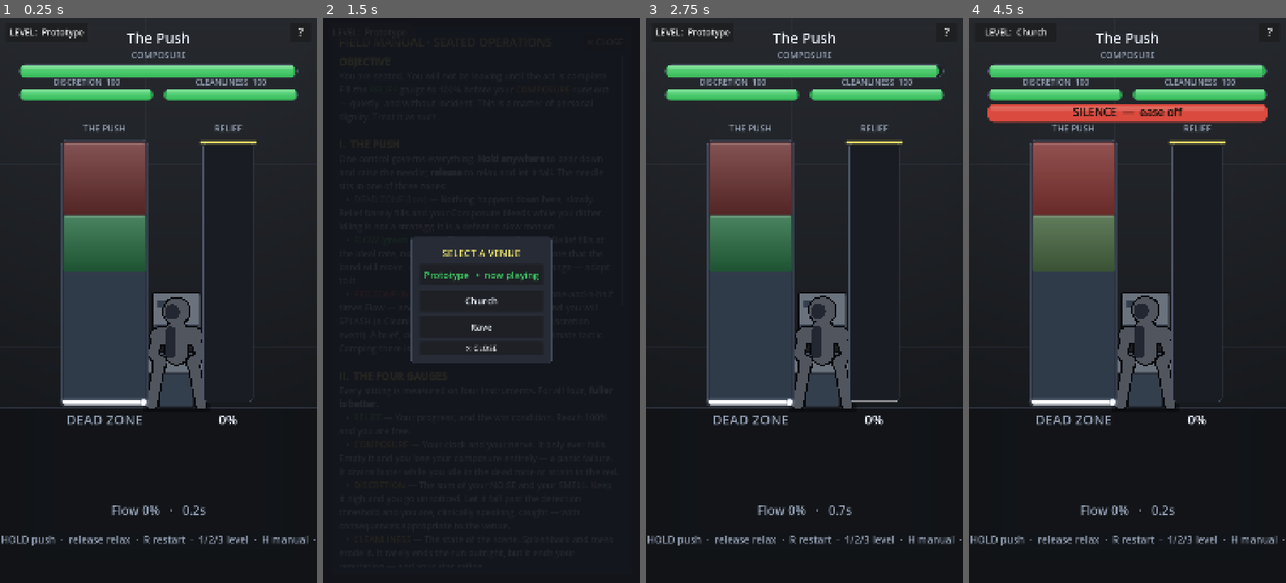
Above: before the commit, frames 1-4 (left to right).
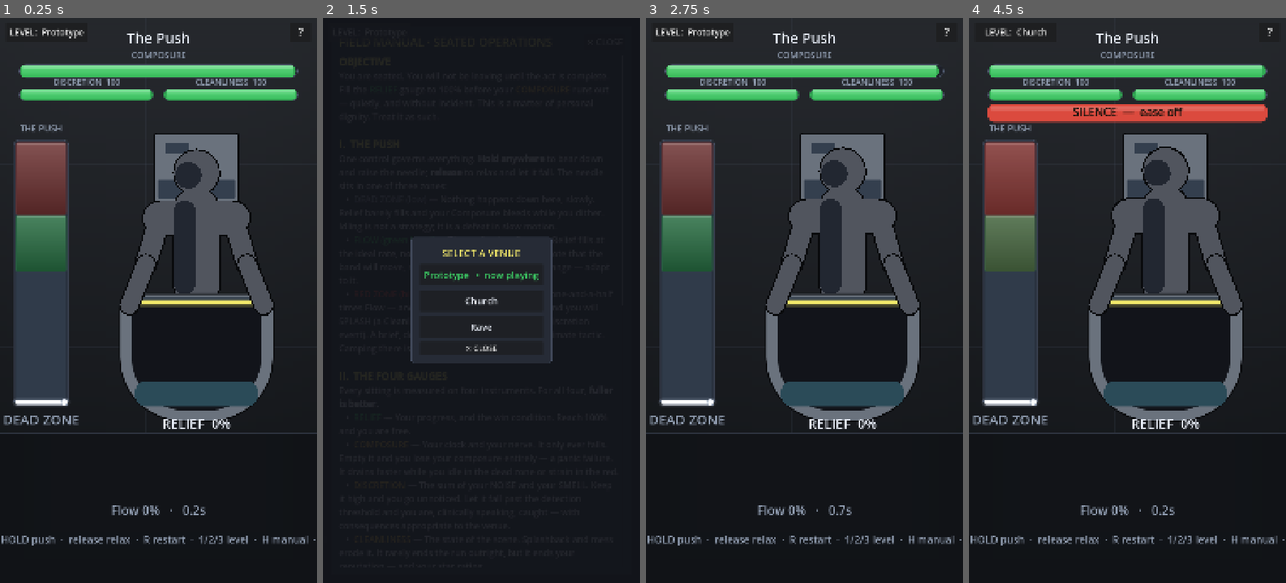
Above: after the commit, the same moments.

Repository: CodeMasterMike/poo-sim
Game: Godot game, scene res://scenes/sit/push_prototype.tscn
The game is run twice, just before and just after one commit, with the same random seed, the same clock (stepped at 60 frames per second) and the same inputs.
Inputs:
- Up to frame 1 (0.25 s): no input
- Up to frame 2 (1.5 s): click "?" at 0.5 s; click "LEVEL: Prototype" at 1.25 s
- Up to frame 3 (2.75 s): click "Prototype • now playing" at 2 s
- Up to frame 4 (4.5 s): click "?" at 2.75 s; click "LEVEL: Prototype" at 3.5 s; click "Church" at 4.25 s

The runs differ from the first frame. In frame 1, 31% of the frame differs, in the area x 0-100%, y 18-74%; in frame 2, less than 0.1%; in frame 3, 31%; in frame 4, 31%.

Commit message:
Make the bowl the Relief meter
Relief stops being an abstract green tube and becomes what you actually
produced. The layout moved to pay for it: THE PUSH goes hard against the
left edge (it's only ever read for the needle's HEIGHT, so it gives up
width cheaply) and the man and the bowl take the rest of the screen.

One layer lands per 100/DEPOSITS of Relief, each as wide as the needle
was AT THE MOMENT it came out. A clean run builds an even column; a run
spent bouncing off the red zone builds a lumpy mess. The bowl is the
meter and the record of the run at once.

Nothing in the pile calls randf(), and that is load-bearing. Every value
is a pure function of (layer index, match_seed) or of the width sampled
when the layer landed. _draw() re-runs every frame, so live randomness
would make the pile crawl and shimmer rather than sit there; and a
seeded replay — or the ghost/1v1 the sim is built to allow — has to
redraw the identical pile. Sampling happens in _process() for the same
reason: the needle must be read when the layer is produced, and _draw()
stays a pure function of state.

MATTER, MATTER_DARK and WATER go into Palette rather than inline
Color() literals, per its own no-drift rule, and into the style guide
under a new Representational heading — they depict a thing rather than
signal a state, and sit outside the §3 colour grammar entirely.

The man's legs lost three fights with the cutaway and are simply gone:
thighs over the rim read as a shelf and covered the goal line, knees
beside the basin read as wheels, and knees hung off the hands made the
arms read as a scarecrow's. The bowl does the work of saying "seated".

Also: DEPOSITS is 30, not 48 — finer layers are a truer record but
render as thin planks. "DEAD ZONE" was clipping to "DEAD Z" in the
narrower gauge, so the zone label now gets a wider region than the
column it labels. The slump was re-scaled for the bigger figure. The
Relief readout hides once the run is over, where it collided with the
win screen's retry line.

Co-Authored-By: Claude Opus 5 <noreply@anthropic.com>

Diff:
--- a/scripts/systems/push_prototype.gd
+++ b/scripts/systems/push_prototype.gd
@@ -49,11 +49,20 @@
 const TEXT := Palette.TEXT
 const TEXT_DIM := Palette.TEXT_DIM
 const GOAL := Palette.GOAL
-
-## The room's ground plane, as a fraction of screen height. Level with the bottom
-## of the gauge and relief columns, so the whole HUD stands on the same floor and
-## the sitter has something to sit on. Everything below it is HUD apron.
-const FLOOR_Y := 0.69
+const MATTER := Palette.MATTER
+const MATTER_DARK := Palette.MATTER_DARK
+const WATER := Palette.WATER
+
+## The room's ground plane, as a fraction of screen height. Sits below both the
+## gauge and the bowl so the whole scene stands on one floor. Everything under it
+## is HUD apron: the prompt band and the footer readouts.
+const FLOOR_Y := 0.735
+
+## How many layers the bowl fills in. One deposit per 100/DEPOSITS percent of
+## Relief, so this is the resolution of the record the bowl keeps of your run.
+## Kept deliberately low: finer layers are a truer record but they render as thin
+## stacked planks, and the chunkier the layer the more it reads as a lump.
+const DEPOSITS: int = 30
 
 # --- Sim (the model + systems; the view only reads state) ---
 var _level: LevelDef
@@ -88,6 +97,12 @@
 var _last_splash_pulse: int = 0
 var _milestone_flash: float = 0.0
 var _next_milestone: int = 25
+## What came out, one entry per 100/DEPOSITS of Relief, each holding the needle
+## height at the moment that layer was produced. Pure view state — the sim knows
+## nothing about it — but it is still deterministic, because Relief is, so a
+## replay of the same seed rebuilds the identical pile.
+var _deposits: PackedFloat32Array = PackedFloat32Array()
+var _next_deposit: int = 1
 var _shake: Vector2 = Vector2.ZERO
 var _last_hazard_pulse: int = 0
 var _knock_flash: float = 0.0
@@ -229,6 +244,14 @@
 		_milestone_flash = 0.5
 		_next_milestone += 25
 
+	# Lay down what came out. Sampled HERE, not in _draw(): the needle has to be
+	# read at the moment the layer is produced, and _draw() must stay a pure
+	# function of state.
+	while _deposits.size() < DEPOSITS \
+			and _state.relief >= float(_next_deposit) * (100.0 / float(DEPOSITS)):
+		_deposits.append(clampf(_state.needle, 0.0, 1.0))
+		_next_deposit += 1
+
 	_splash_flash = maxf(0.0, _splash_flash - delta)
 	_milestone_flash = maxf(0.0, _milestone_flash - delta)
 	var shake_mag := 0.0
@@ -315,6 +338,8 @@
 	_last_splash_pulse = 0
 	_milestone_flash = 0.0
 	_next_milestone = 25
+	_deposits = PackedFloat32Array()
+	_next_deposit = 1
 	_shake = Vector2.ZERO
 	_last_hazard_pulse = 0
 	_knock_flash = 0.0
@@ -340,8 +365,13 @@
 	var font := ThemeDB.fallback_font
 	draw_set_transform(_shake, 0.0, Vector2.ONE)
 
+	# The scene, back to front: he sits behind the bowl, the bowl occludes his
+	# lap so you can see into it, then his knees and hands come back over the
+	# front rim. The stink rises off the bowl last.
 	_draw_backdrop(w, h)
 	_draw_sitter(w, h)
+	_draw_bowl(w, h)
+	_draw_sitter_legs(w, h)
 	_draw_stink(w, h)
 
 	# The venue name lives in the LEVEL button (top-left); keep the title clean.
@@ -350,7 +380,7 @@
 	_draw_meters_top(font, w, h)
 	_draw_quiet_status(font, w, h)
 	_draw_gauge(font, w, h)
-	_draw_relief(font, w, h)
+	_draw_relief_readout(font, w, h)
 	_draw_smell(w, h)
 	_draw_buzz(w, h)
 	_draw_prompt(font, w, h)
@@ -436,16 +466,14 @@
 ## palette (AMBER, ORANGE, RED, GOAL) already means something load-bearing. So
 ## he is built from the neutral surface tones and reads as a shape.
 ##
-## Drawn before the HUD, in the gap between the gauge and the relief tube, so
-## the two columns crop his edges and he sits convincingly behind them.
-## He is drawn FRONT-ON, not in profile. A side view needs room for knees and a
-## cistern in a line, and the gap between the columns is only about w*0.166 wide;
-## front-on he is barely wider than his own shoulders and fits it almost exactly,
-## so the columns frame him instead of burying him.
+## He is drawn FRONT-ON, not in profile: a side view puts the knees and cistern
+## in a line and needs width the layout can't spare, and front-on the bowl can be
+## drawn straight over his lap as a cutaway so the contents are visible.
+##
+## This function is his UPPER body only — everything behind the bowl. His knees
+## and hands come back over the front rim in _draw_sitter_legs().
 func _draw_sitter(w: float, h: float) -> void:
-	var s := h * 0.200                      # total height, crown to floor
-	var bx := w * 0.557                     # the centreline of the gap between the columns
-	var by := h * FLOOR_Y
+	var cx := _scene_cx(w)
 	var ink := BG.darkened(0.62)
 	var iw := maxf(2.0, w * 0.005)          # §5: outlines are ~0.5% of screen width
 	var cera := DEAD.lightened(0.28)
@@ -456,68 +484,178 @@
 	# Three poses, all view-only — read off the input buffer and the phase, never
 	# fed back into the sim. Idle breathes; pushing hunches; losing slumps.
 	var lost: bool = _state != null and _state.phase == SimState.Phase.LOST
-	var bob := sin(_t * (0.9 if lost else 2.2)) * s * (0.004 if lost else 0.008)
-	var strain := s * 0.045 if (_holding_now() and not lost) else 0.0
-	var slump := s * 0.15 if lost else 0.0
-
-	# Contact shadow, so he sits on the floor instead of hovering over it.
-	_rrect(Rect2(bx - s * 0.30, by - s * 0.035, s * 0.60, s * 0.07), Color(0.0, 0.0, 0.0, 0.35), 5)
-
-	# --- the toilet: cistern behind him, then the bowl and pedestal ---
-	# The bowl is deliberately wider than his hips and the cistern wider than his
-	# shoulders, so both stay visible past his silhouette. That overhang is the
-	# whole reason the pose reads as "on a toilet" rather than "standing about".
-	_rrect(Rect2(bx - s * 0.22, by - s * 1.02, s * 0.44, s * 0.46), cera, 6, ink, int(iw))
-	_rrect(Rect2(bx - s * 0.20, by - s * 0.74, s * 0.40, s * 0.16), cera_sh, 4)  # its shadow tone
-	_rrect(Rect2(bx - s * 0.17, by - s * 0.95, s * 0.14, s * 0.06), cera_sh, 3)  # the flush plate
-	_rrect(Rect2(bx - s * 0.16, by - s * 0.34, s * 0.32, s * 0.34), cera_sh, 5, ink, int(iw))
-	_rrect(Rect2(bx - s * 0.31, by - s * 0.50, s * 0.62, s * 0.20), cera, 9, ink, int(iw))
-	# The seat, as its own darker ring on top of the bowl (§5: flat, 2-tone).
-	_rrect(Rect2(bx - s * 0.27, by - s * 0.48, s * 0.54, s * 0.05), cera_sh, 3)
-
-	# --- the man, hunched forward, elbows on knees ---
+	var bob := sin(_t * (0.9 if lost else 2.2)) * h * (0.002 if lost else 0.004)
+	var strain := h * 0.022 if (_holding_now() and not lost) else 0.0
+	var slump := h * 0.030 if lost else 0.0
+
+	# --- the cistern, behind him and just wider than his shoulders so it frames
+	# him without becoming a slab in its own right ---
+	_rrect(Rect2(cx - w * 0.135, h * 0.203, w * 0.27, h * 0.125), cera, 8, ink, int(iw))
+	_rrect(Rect2(cx - w * 0.122, h * 0.286, w * 0.244, h * 0.034), cera_sh, 5)
+	_rrect(Rect2(cx - w * 0.100, h * 0.222, w * 0.075, h * 0.018), cera_sh, 4)  # the flush plate
+
+	# --- the man ---
 	# The slump drops the head furthest, the shoulders less, the hips not at all,
 	# and lolls the head off-centre — a straight-down drop just reads as a shorter
 	# man. Beaten posture is a curve, not a translation.
-	var head := Vector2(bx + slump * 0.55, by - s * 0.86 + strain * 0.9 + slump + bob)
-	var neck := Vector2(bx + slump * 0.25, by - s * 0.68 + strain * 0.7 + slump * 0.75 + bob)
-	var hip := Vector2(bx, by - s * 0.48)
-	var shoulder_l := Vector2(bx - s * 0.16 + slump * 0.10,
-			by - s * 0.64 + strain * 0.5 + slump * 0.60 + bob)
-	var shoulder_r := Vector2(bx + s * 0.16 + slump * 0.10,
-			by - s * 0.64 + strain * 0.5 + slump * 0.60 + bob)
-	var elbow_l := Vector2(bx - s * 0.21, by - s * 0.48 + slump * 0.55)
-	var elbow_r := Vector2(bx + s * 0.21, by - s * 0.48 + slump * 0.55)
-	var knee_l := Vector2(bx - s * 0.15, by - s * 0.40)
-	var knee_r := Vector2(bx + s * 0.15, by - s * 0.40)
-	var foot_l := Vector2(bx - s * 0.22, by - s * 0.03)
-	var foot_r := Vector2(bx + s * 0.22, by - s * 0.03)
-	# Beaten, the arms stop bracing on the knees and just hang.
-	var hand_l := knee_l
-	var hand_r := knee_r
-	if lost:
-		hand_l = Vector2(bx - s * 0.26, by - s * 0.09)
-		hand_r = Vector2(bx + s * 0.26, by - s * 0.09)
+	var head := Vector2(cx + slump * 0.55, h * 0.272 + strain * 0.9 + slump + bob)
+	var neck := Vector2(cx + slump * 0.25, h * 0.340 + strain * 0.7 + slump * 0.75 + bob)
+	var hip := Vector2(cx, h * 0.470)
+	var shoulder_l := Vector2(cx - w * 0.115 + slump * 0.10,
+			h * 0.352 + strain * 0.5 + slump * 0.60 + bob)
+	var shoulder_r := Vector2(cx + w * 0.115 + slump * 0.10,
+			h * 0.352 + strain * 0.5 + slump * 0.60 + bob)
+	var elbow_l := Vector2(cx - w * 0.160, h * 0.436 + slump * 0.55)
+	var elbow_r := Vector2(cx + w * 0.160, h * 0.436 + slump * 0.55)
 
 	# Every outline is laid down before any fill, so he reads as one silhouette
 	# with a single thick outline rather than a stack of separately-inked tubes.
 	var limbs := [
-		[knee_l, foot_l, s * 0.045], [knee_r, foot_r, s * 0.045],
-		[knee_l, knee_l, s * 0.058], [knee_r, knee_r, s * 0.058],
-		[hip, neck, s * 0.095],
-		[shoulder_l, shoulder_r, s * 0.070],
-		[shoulder_l, elbow_l, s * 0.042], [shoulder_r, elbow_r, s * 0.042],
-		[elbow_l, hand_l, s * 0.038], [elbow_r, hand_r, s * 0.038],
-		[head, head, s * 0.115],
+		[hip, neck, w * 0.072],
+		[shoulder_l, shoulder_r, w * 0.052],
+		[shoulder_l, elbow_l, w * 0.032], [shoulder_r, elbow_r, w * 0.032],
+		[head, head, w * 0.070],
 	]
 	for limb in limbs:
 		_limb(limb[0], limb[1], limb[2] + iw, ink)
 	for limb in limbs:
 		_limb(limb[0], limb[1], limb[2], figure)
 	# The one shadow tone (§5: flat + 2-tone, never a gradient) — his left side.
-	_limb(hip + Vector2(-s * 0.052, 0.0), neck + Vector2(-s * 0.052, 0.0), s * 0.046, figure_sh)
-	_limb(head + Vector2(-s * 0.040, s * 0.008), head + Vector2(-s * 0.040, s * 0.008),
-			s * 0.068, figure_sh)
+	_limb(hip + Vector2(-w * 0.038, 0.0), neck + Vector2(-w * 0.038, 0.0), w * 0.034, figure_sh)
+	_limb(head + Vector2(-w * 0.026, h * 0.004), head + Vector2(-w * 0.026, h * 0.004),
+			w * 0.042, figure_sh)
+
+
+## Knees and forearms, drawn AFTER the bowl so they come back over its front rim.
+## Without them he reads as a torso sunk into a basin; the knees are what say
+## "seated astride this thing".
+func _draw_sitter_legs(w: float, h: float) -> void:
+	var cx := _scene_cx(w)
+	var ink := BG.darkened(0.62)
+	var iw := maxf(2.0, w * 0.005)
+	var figure := PANEL.lightened(0.20)
+	var lost: bool = _state != null and _state.phase == SimState.Phase.LOST
+	var slump := h * 0.030 if lost else 0.0
+
+	# No knees or legs: the bowl is drawn as a cutaway across his lap, so it
+	# honestly occludes them. Drawing them anyway put two detached discs either
+	# side of the basin that read as wheels, and hanging them off the hands made
+	# the arms read as a scarecrow's. Torso, arms and hands on the rim is enough.
+	var elbow_l := Vector2(cx - w * 0.160, h * 0.436 + slump * 0.55)
+	var elbow_r := Vector2(cx + w * 0.160, h * 0.436 + slump * 0.55)
+	# Hands rest on the rim; beaten, they slide off it and just hang.
+	var hand_l := Vector2(cx - w * 0.212, h * 0.508)
+	var hand_r := Vector2(cx + w * 0.212, h * 0.508)
+	if lost:
+		hand_l = Vector2(cx - w * 0.222, h * 0.556)
+		hand_r = Vector2(cx + w * 0.222, h * 0.556)
+
+	var limbs := [
+		[elbow_l, hand_l, w * 0.028], [elbow_r, hand_r, w * 0.028],
+	]
+	for limb in limbs:
+		_limb(limb[0], limb[1], limb[2] + iw, ink)
+	for limb in limbs:
+		_limb(limb[0], limb[1], limb[2], figure)
+
+
+func _scene_cx(w: float) -> float:
+	return w * 0.62
+
+
+## The bowl's outer porcelain, and the cavity you can see into. Kept as two
+## functions' worth of geometry in one place so the readout, the stink lines and
+## the deposits can't drift out of register with the art.
+func _bowl_rect(w: float, h: float) -> Rect2:
+	var cx := _scene_cx(w)
+	return Rect2(cx - w * 0.245, h * 0.487, w * 0.49, h * 0.228)
+
+
+func _bowl_cavity(w: float, h: float) -> Rect2:
+	var cx := _scene_cx(w)
+	return Rect2(cx - w * 0.205, h * 0.505, w * 0.41, h * 0.190)
+
+
+## The bowl — and the whole point of it, which is that Relief is no longer an
+## abstract green tube. What you produced is IN there, laid down layer by layer,
+## each layer as wide as the needle was at the moment it came out. A clean run
+## builds an even column; a run spent bouncing off the red zone builds a lumpy
+## mess. The bowl is the meter and the record at the same time.
+func _draw_bowl(w: float, h: float) -> void:
+	var ink := BG.darkened(0.62)
+	var iw := maxf(2.0, w * 0.005)
+	var cera := DEAD.lightened(0.28)
+	var cera_sh := DEAD.lightened(0.02)
+	var outer := _bowl_rect(w, h)
+	var cav := _bowl_cavity(w, h)
+
+	# Tight at the rim, deeply round at the base — a basin, not a bucket.
+	_rrect_c(outer, cera, int(w * 0.045), int(w * 0.045), int(w * 0.20), int(w * 0.20),
+			ink, int(iw))
+	# The rim, as its own darker ring (§5: flat, 2-tone — no gradient).
+	_rrect(Rect2(outer.position.x + w * 0.018, outer.position.y + h * 0.008,
+			outer.size.x - w * 0.036, h * 0.020), cera_sh, int(h * 0.010))
+	# The cavity: a hole, not a surface. Everything below is inside the bowl.
+	_rrect_c(cav, PANEL.darkened(0.52), int(w * 0.030), int(w * 0.030),
+			int(w * 0.17), int(w * 0.17))
+
+	# Water first, so anything that lands displaces it visually.
+	var water := Rect2(cav.position.x + w * 0.012, cav.end.y - h * 0.052,
+			cav.size.x - w * 0.024, h * 0.044)
+	_rrect(water, WATER, int(h * 0.018))
+
+	_draw_deposits(cav)
+
+	# The goal: a full bowl is 100%. Marked in gold on the cavity's top edge, the
+	# same language the old tube used.
+	var glow := GOAL
+	glow.a = 0.20
+	_rrect(Rect2(cav.position.x - w * 0.012, cav.position.y - h * 0.008,
+			cav.size.x + w * 0.024, h * 0.014), glow, 6)
+	_rrect(Rect2(cav.position.x - w * 0.006, cav.position.y - h * 0.004,
+			cav.size.x + w * 0.012, h * 0.006), GOAL, 3)
+
+
+## One lump per recorded deposit, stacked from the bottom of the cavity up.
+##
+## Every value here is a pure function of (index, match_seed) or of the width
+## sampled when the layer was laid down — NOTHING calls randf(). Two reasons:
+## _draw() re-runs every frame, so live randomness would make the pile crawl and
+## shimmer instead of sitting there; and a seeded replay or a ghost has to draw
+## the identical pile, which live randomness would break.
+func _draw_deposits(cav: Rect2) -> void:
+	if _deposits.is_empty():
+		return
+	var layer := cav.size.y / float(DEPOSITS)
+	var flash := _milestone_flash > 0.0
+	for i in _deposits.size():
+		var force: float = _deposits[i]
+		var lumpy := _lump(i, 11)
+		var drift := _lump(i, 29)
+		# Width is the needle at that instant, roughened per layer so no two runs
+		# and no two layers look alike.
+		var lw: float = cav.size.x * (0.26 + 0.50 * force) * (0.84 + 0.32 * lumpy)
+		lw = minf(lw, cav.size.x * 0.94)
+		var lx: float = cav.position.x + cav.size.x * 0.5 + (drift - 0.5) * cav.size.x * 0.14
+		var ly: float = cav.end.y - float(i + 1) * layer
+		var body := Rect2(lx - lw * 0.5, ly, lw, layer * 2.3)
+		var r := int(maxf(3.0, layer))
+		var top := MATTER
+		if flash:
+			top = MATTER.lerp(NEEDLE, 0.35 * (_milestone_flash / 0.5))
+		# Shadow tone offset down, flat fill over it — two tones, no gradient.
+		_rrect(Rect2(body.position.x, body.position.y + layer * 0.55, body.size.x, body.size.y),
+				MATTER_DARK, r)
+		_rrect(body, top, r)
+
+
+## Deterministic 0..1 noise from a layer index and a salt, mixed with the match
+## seed so a different seed grows a different pile — but the SAME seed always
+## grows the same one.
+func _lump(i: int, salt: int) -> float:
+	var x: int = i * 73856093 ^ match_seed * 19349663 ^ salt * 83492791
+	x = (x ^ (x >> 13)) * 1274126177
+	return float(absi(x) % 100003) / 100003.0
 
 
 ## Stink lines. §5 names the squiggle as the sanctioned comedic flourish, so the
@@ -536,16 +674,18 @@
 		return
 	var arrived := slot.phase == HazardSlot.Phase.ACTIVE
 
-	var bx := w * 0.557
-	var base := h * 0.47                    # just clear of his crown
-	var tip := h * 0.25
+	var bx := _scene_cx(w)
+	var base := h * 0.50                    # the bowl rim, where it's coming from
+	var tip := h * 0.28
 	var speed := 5.2 if arrived else 2.4
 	var peak := 0.85 if arrived else 0.38
 	var col := Color(0.55, 0.66, 0.24)      # the smell cloud's own green
 	var steps := 16
 
-	for i in 3:
-		var ox := (float(i) - 1.0) * w * 0.045
+	# Two either side of him rather than three in a line: he's centred now, so a
+	# centre squiggle would just run up his chest.
+	for i in 4:
+		var ox: float = [-0.235, -0.155, 0.155, 0.235][i] * w
 		var pts := PackedVector2Array()
 		var cols := PackedColorArray()
 		for k in steps + 1:
@@ -697,9 +837,12 @@
 	_text(font, label, 0, int(by + bh * 0.70), w, int(h * 0.020), Color(0.08, 0.07, 0.05))
 
 
+## THE PUSH now hugs the left edge: the bowl and the man own the rest of the
+## screen, and the gauge only ever needs to be read for the needle's HEIGHT, so
+## it loses width cheaply.
 func _draw_gauge(font: Font, w: float, h: float) -> void:
-	var gx := w * 0.20
-	var gw := w * 0.26
+	var gx := w * 0.05
+	var gw := w * 0.16
 	var gy := h * 0.22
 	var gh := h * 0.46
 	var gbot := gy + gh
@@ -776,43 +919,23 @@
 	if Hazards.relief_stalled(_state):
 		zname = "RELEASE"
 		zlabel_col = Color(0.72, 0.88, 1.0)
-	_text(font, zname, gx - 8, int(gbot + h * 0.04), gw + 16, int(h * 0.024), zlabel_col)
-
-
-func _draw_relief(font: Font, w: float, h: float) -> void:
-	var gy := h * 0.22
-	var gh := h * 0.46
-	var gbot := gy + gh
-	var rx := w * 0.64
-	var rw := w * 0.16
-
-	# The tube reads as glass: a dark recess, then the column of relief inside it.
-	_rrect(Rect2(rx, gy, rw, gh), PANEL.darkened(0.35), 16, Palette.BORDER, 2)
-
-	var fh := gh * (_state.relief / 100.0)
-	var rcol := FLOW
-	if _milestone_flash > 0.0:
-		rcol = NEEDLE.lerp(FLOW, 1.0 - _milestone_flash / 0.5)
-	var pad := 5.0
-	var top_y := maxf(gy + pad, gbot - pad - fh)
-	if gbot - pad - top_y > 1.0:
-		var fill := Rect2(rx + pad, top_y, rw - pad * 2.0, gbot - pad - top_y)
-		_rrect(fill, rcol.darkened(0.22), 12)
-		# Gradient inset clear of the rounded corners (see _vgrad), then a gloss
-		# band across the surface of the column.
-		var lit := fill.grow_individual(-6.0, -5.0, -6.0, -5.0)
-		_vgrad(lit, rcol.lightened(0.30), rcol.darkened(0.24))
-		_rrect(Rect2(fill.position.x + 5.0, fill.position.y + 4.0,
-				maxf(0.0, fill.size.x - 10.0), minf(8.0, fill.size.y * 0.10)),
-				Color(1.0, 1.0, 1.0, 0.28), 4)
-
-	# Goal marker — a gold capsule straddling the tube, with a faint halo.
-	var goal_glow := GOAL
-	goal_glow.a = 0.22
-	_rrect(Rect2(rx - 12, gy - 6, rw + 24, 13), goal_glow, 6)
-	_rrect(Rect2(rx - 8, gy - 2.5, rw + 16, 5), GOAL, 3)
-	_text(font, "RELIEF", rx, int(gy - h * 0.018), rw, int(h * 0.016), TEXT_DIM)
-	_text(font, "%d%%" % int(_state.relief), rx, int(gbot + h * 0.04), rw, int(h * 0.024), TEXT)
+	# The zone name gets a WIDER region than the gauge itself. At this column
+	# width "DEAD ZONE" clips to "DEAD Z"; the strip to the gauge's right is empty
+	# down here, so the label can centre on the gauge and overhang it.
+	_text(font, zname, 0, int(gbot + h * 0.04), w * 0.26, int(h * 0.024), zlabel_col)
+
+
+## Relief lost its abstract green tube — the bowl IS the meter now, so all that's
+## left is the precise readout. A pile is a great feel and a poor number, and the
+## win condition is an exact 100%, so the digits stay.
+func _draw_relief_readout(font: Font, w: float, h: float) -> void:
+	# Once the run is over the results screen owns every number, and this one sits
+	# exactly where the win screen puts "tap · press R to retry".
+	if _state.phase != SimState.Phase.PLAYING:
+		return
+	var cav := _bowl_cavity(w, h)
+	_text(font, "RELIEF  %d%%" % int(_state.relief),
+			cav.position.x, int(h * 0.727), cav.size.x, int(h * 0.024), TEXT)
 
 
 func _draw_prompt(font: Font, w: float, h: float) -> void:
@@ -874,7 +997,9 @@
 	var jiggle := sin(_t * 42.0) * (3.0 if ringing else 1.2)
 	var pw := w * 0.055
 	var ph := h * 0.048
-	var px := w * 0.075 + jiggle
+	# In the channel between the gauge (now hard left) and the bowl, so it sits on
+	# neither.
+	var px := w * 0.245 + jiggle
 	var py := h * 0.30
 	draw_rect(Rect2(px, py, pw, ph), ORANGE if ringing else AMBER)
 	draw_rect(Rect2(px + pw * 0.14, py + ph * 0.10, pw * 0.72, ph * 0.64), Color(0.12, 0.12, 0.14))
@@ -973,6 +1098,28 @@
 	var sb := StyleBoxFlat.new()
 	sb.bg_color = col
 	sb.set_corner_radius_all(radius)
+	if border_w > 0:
+		sb.border_color = border_col
+		sb.set_border_width_all(border_w)
+	draw_style_box(sb, rect)
+
+
+## Like _rrect, but with per-corner radii. The bowl needs a tight top and a deep
+## round bottom to read as a basin instead of a bucket, and a single radius can't
+## say that.
+## (Spelled out rather than tl/tr/br/bl — "tr" shadows Object.tr().)
+func _rrect_c(rect: Rect2, col: Color, top_l: int, top_r: int, bot_r: int, bot_l: int,
+		border_col: Color = Color(0, 0, 0, 0), border_w: int = 0) -> void:
+	if rect.size.x <= 0.0 or rect.size.y <= 0.0:
+		return
+	var sb := StyleBoxFlat.new()
+	sb.bg_color = col
+	# Set per corner: StyleBoxFlat has set_corner_radius_all() but no
+	# set_corner_radius_individual() — the individual radii are plain properties.
+	sb.corner_radius_top_left = top_l
+	sb.corner_radius_top_right = top_r
+	sb.corner_radius_bottom_right = bot_r
+	sb.corner_radius_bottom_left = bot_l
 	if border_w > 0:
 		sb.border_color = border_col
 		sb.set_border_width_all(border_w)
--- a/scripts/ui/palette.gd
+++ b/scripts/ui/palette.gd
@@ -26,3 +26,14 @@
 ## The modal scrim behind overlays (manual, picker). Translucent, so it's its own
 ## token rather than a surface tone.
 const SCRIM     := Color("12141A", 0.92)
+
+# --- Representational colour ---------------------------------------------
+# The only hues here that depict a THING rather than carry a meaning. They live
+# in the palette anyway so they can't drift, but they are explicitly NOT
+# semantic: unlike FLOW/RED/AMBER they never signal state, and nothing should
+# ever read a rule from them. Two matter tones exactly, because the style guide
+# (§5) allows a flat fill plus one shadow tone and no more.
+
+const MATTER      := Color("6B4A2B")  ## the product — flat fill
+const MATTER_DARK := Color("422C17")  ## the product — its single shadow tone
+const WATER       := Color("2B4B58")  ## bowl water, before anything lands in it
Not shown, changed: README.md
Not shown, changed: docs/specs/poo-sim-style-guide.html
Not shown, changed: docs/specs/poo-sim-ui-spec.md
Not shown, changed: docs/specs/poo-sim-vector-pass.md
